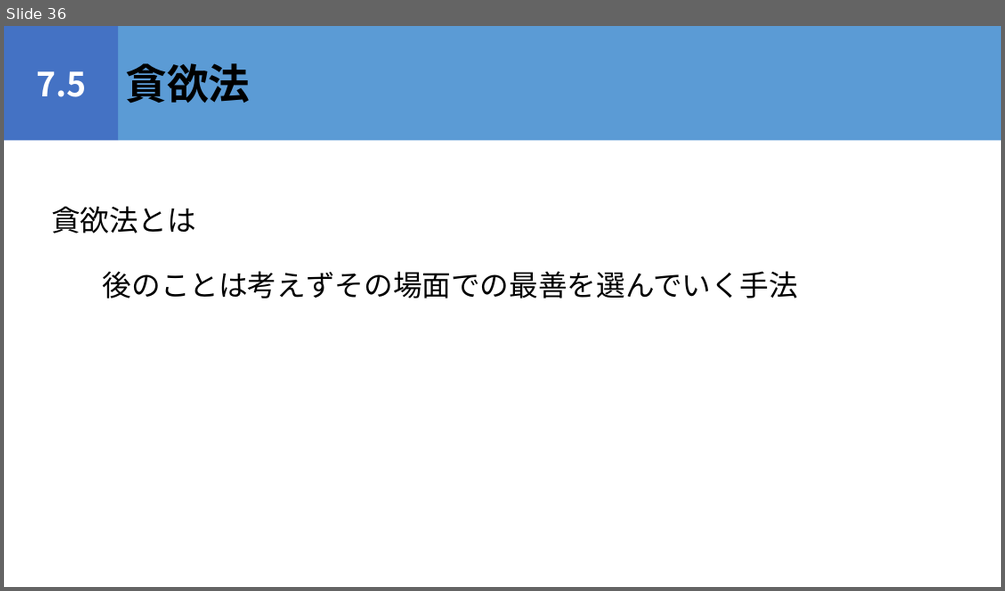
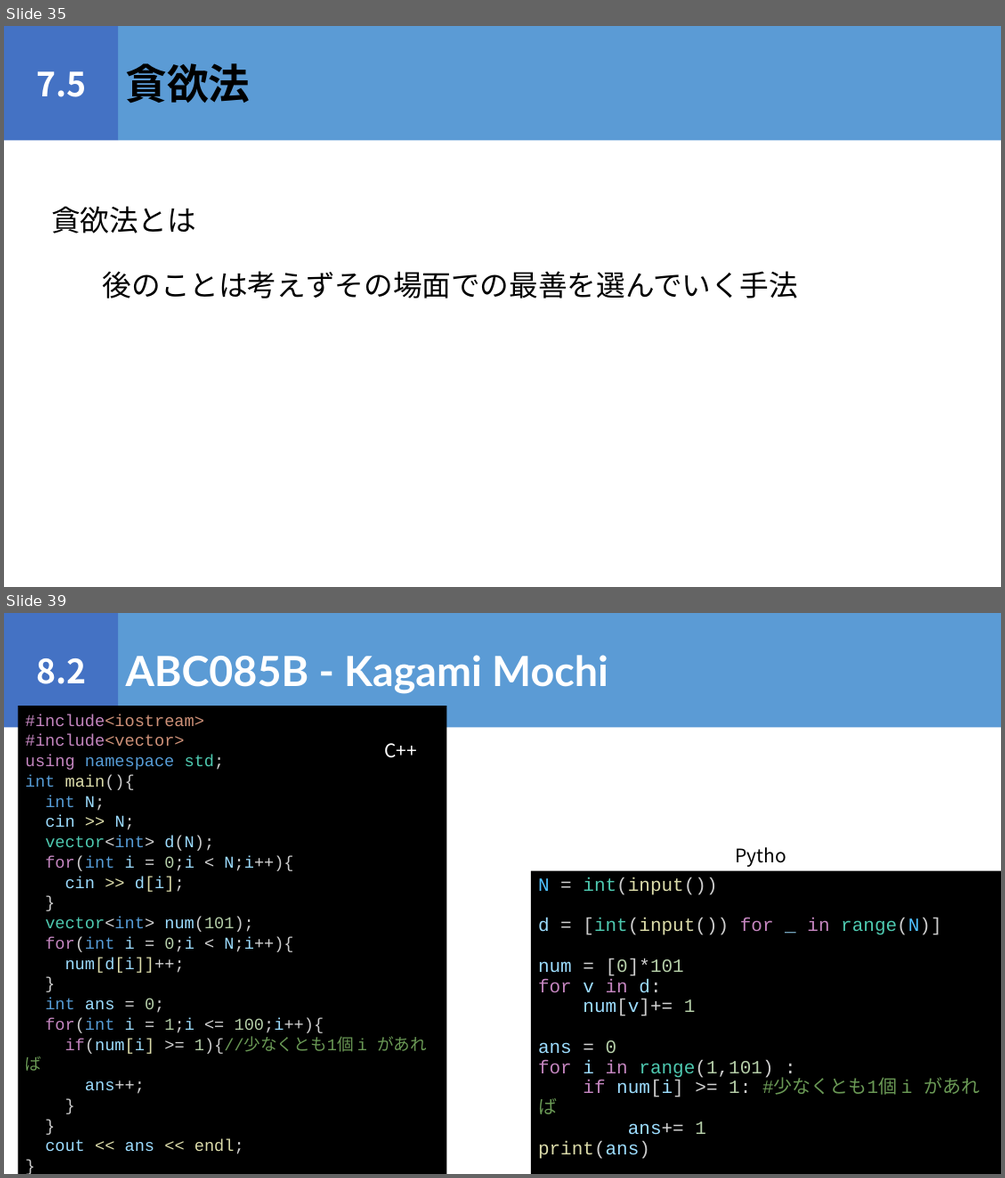
Before and after one commit to igeeeeee/triC_AtCoder_Beginners_Selection, a slide deck: ABS_勉強会.pptx. Shown one above the other, each under a label of ours: slide 36 before the commit, slides 35 and 39 after it; the slides between them are not shown. The pictures are 1005x591 and 1005x1178 pixels, drawn with LibreOffice and Linux fonts; fonts in the diff are those of the drawing. Boxes give left, top, right and bottom in pixels: in the first picture for what was removed or moved away, otherwise in the second. Text is boxed around its words. In the diff, an @@ line names an element or a change of style, - is before the commit and + after.

```diff
--- a/ABS_勉強会.pptx
+++ b/ABS_勉強会.pptx
@@ slide 39 added at <box>4,613,1001,1174</box>, background #FFFFFF @@
@@ rectangle added at <box>4,613,119,728</box>, fill #4472C4, 32 pt, text #FFFFFF, bold @@
+8.2
@@ rectangle added at <box>119,613,1001,728</box>, fill #5B9BD5, 40 pt, text #FFFFFF, bold @@
+ABC085B - Kagami Mochi
@@ rectangle added at <box>18,706,446,1174</box>, fill #000000, 16 pt, text #9CDCFE @@
+#include<iostream>
+#include<vector>
+using namespace std;
+int main(){
+int N;
+cin >> N;
+vector<int> d(N);
+for(int i = 0;i < N;i++){
+cin >> d[i];
+}
+vector<int> num(101);
+for(int i = 0;i < N;i++){
+num[d[i]]++;
+}
+int ans = 0;
+for(int i = 1;i <= 100;i++){
+if(num[i] >= 1){//少なくとも1個 i があれば
+ans++;
+}
+}
+cout << ans << endl;
+}
@@ text added at <box>384,743,417,758</box>, 18 pt, text #FFFFFF @@
+C++
@@ text added at <box>728,841,804,871</box>, 18 pt, text #000000 @@
+Python
@@ rectangle added at <box>531,871,1001,1174</box>, fill #000000, 18 pt, text #CCCCCC @@
+N = int(input())
+d = [int(input()) for _ in range(N)]
+num = [0]*101
+for v in d:
+num[v]+= 1
+ans = 0
+for i in range(1,101) :
+if num[i] >= 1: #少なくとも1個 i があれば
+ans+= 1
+print(ans)
@@ what was slide 36 is now slide 35 @@
```
Also in this commit, not shown: 1 slide changed, 8 other slides added, 5 other files.
